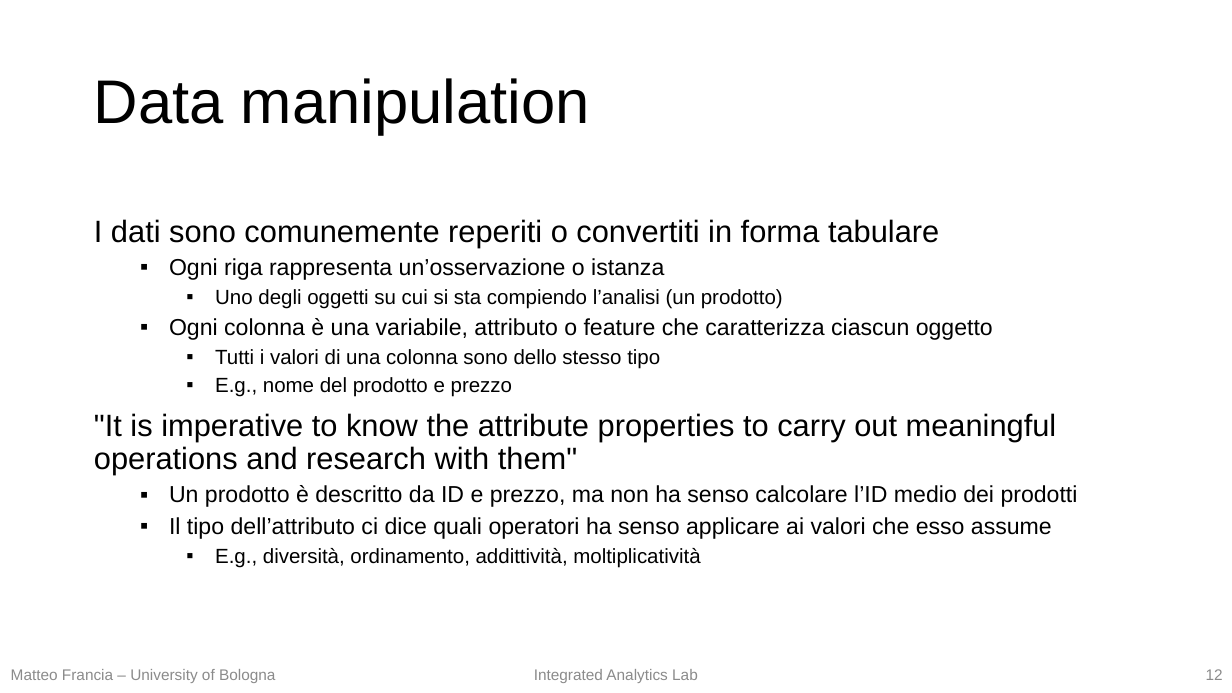
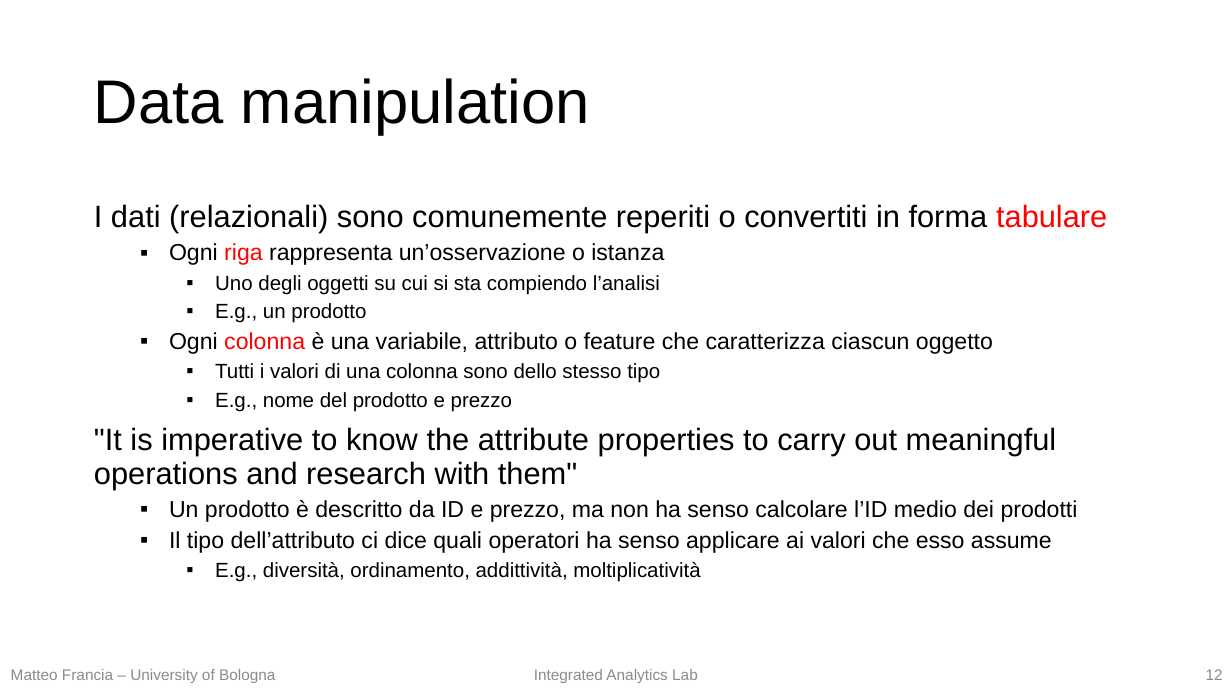
Before and after one commit to w4bo/teaching-handsondatapipelines, a slide deck: slide 12 of 01-DataPreprocessing/01-slides.pptx. Drawn at 1232x693 pixels with LibreOffice and Linux fonts; fonts in the diff are those of the drawing. Boxes give left, top, right and bottom in pixels: in the first picture for what was removed or moved away, otherwise in the second. Text is boxed around its words. In the diff, an @@ line names an element or a change of style, - is before the commit and + after.

```diff
--- a/01-DataPreprocessing/01-slides.pptx
+++ b/01-DataPreprocessing/01-slides.pptx
@@ text at (x1=94, y1=204, x2=1107, y2=233): text changed @@
-I dati sono comunemente reperiti o convertiti in forma tabulare
+I dati (relazionali) sono comunemente reperiti o convertiti in forma tabulare
@@ text at (x1=169, y1=243, x2=993, y2=354): text colour #000000 to #FF0000 in "riga", "colonna" @@
@@ text at (x1=215, y1=275, x2=660, y2=323): text changed @@
-    ▪ Uno degli oggetti su cui si sta compiendo l’analisi (un prodotto)
+    ▪ Uno degli oggetti su cui si sta compiendo l’analisi
+    ▪ E.g., un prodotto
```
Also in this commit, not shown: 13 other slides changed.
